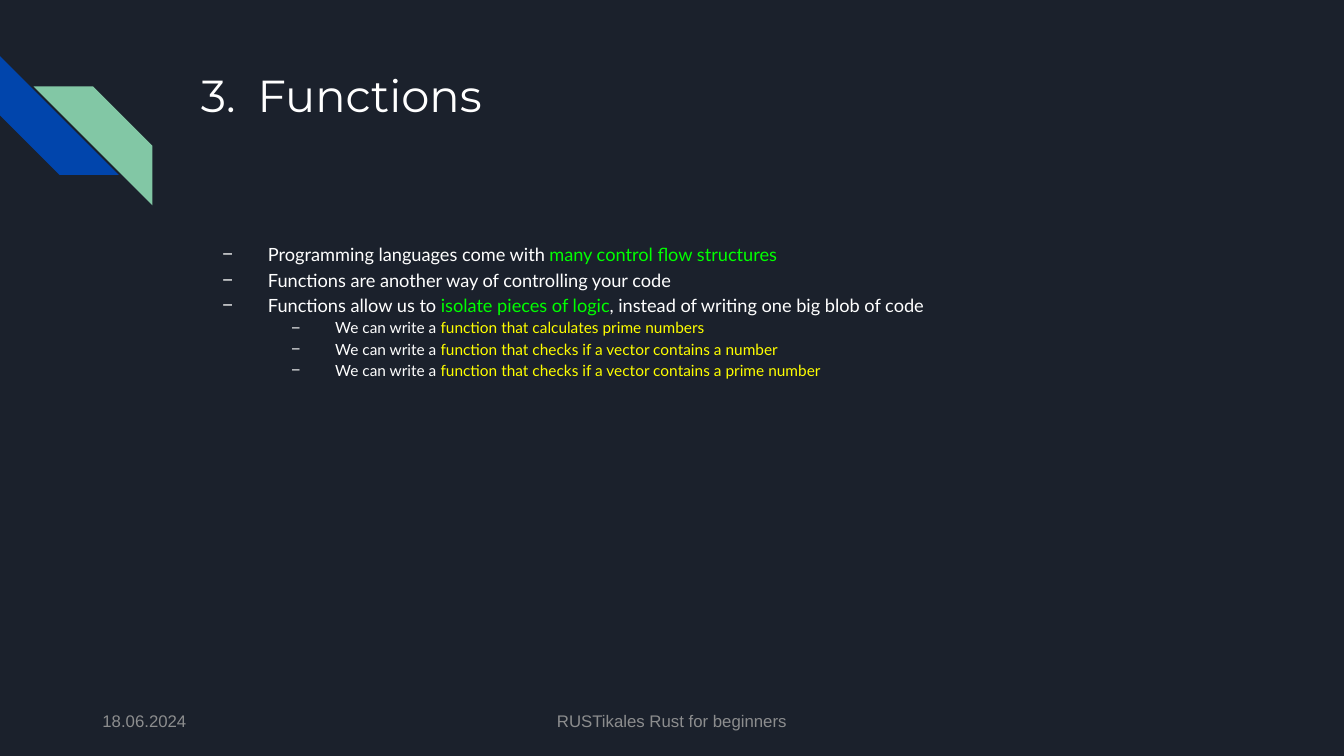
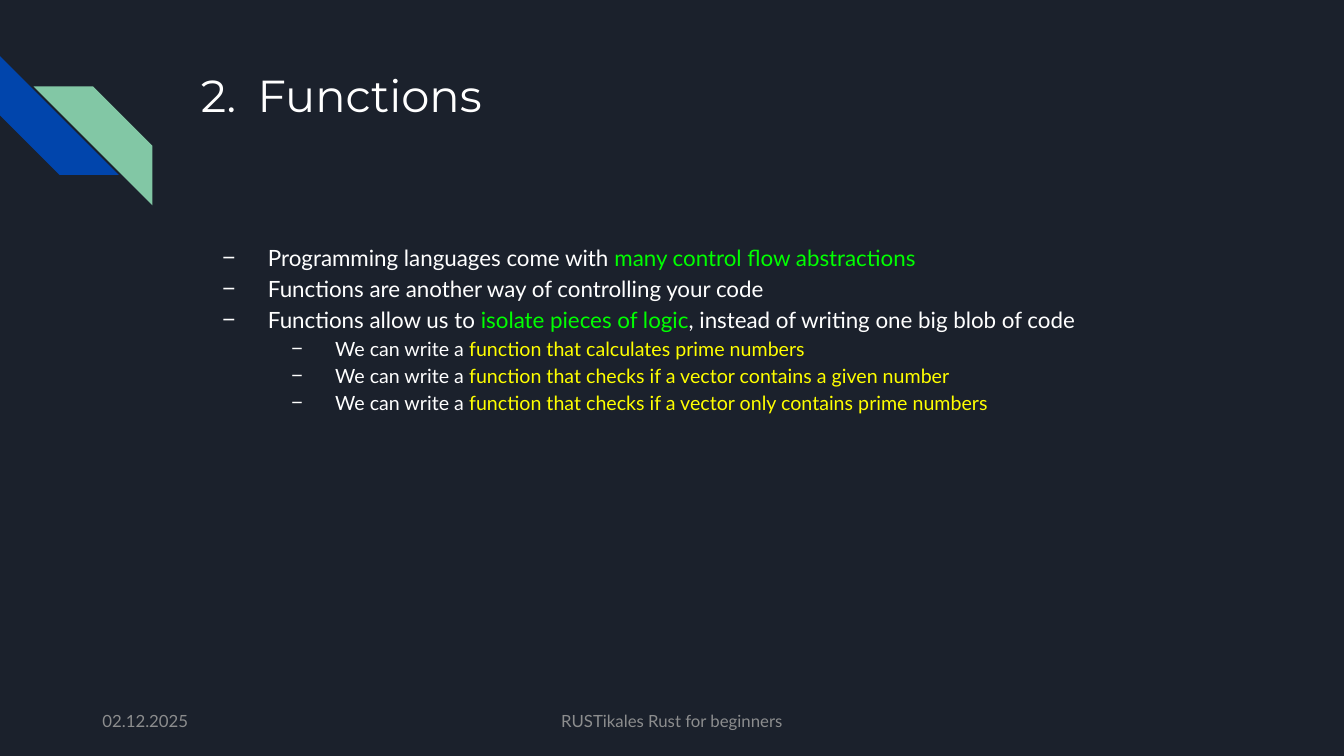
Before and after one commit to pfhaupt/progkurs, a slide deck: slide 45 of rust-beginner/06 - Function declaration/06 - original.pptx (slide 86 before the commit). Drawn at 1344x756 pixels with LibreOffice and Linux fonts; fonts in the diff are those of the drawing. Boxes give left, top, right and bottom in pixels: in the first picture for what was removed or moved away, otherwise in the second. Text is boxed around its words. In the diff, an @@ line names an element or a change of style, - is before the commit and + after.

Commit message:
[R-B-06] Update slides
- Merge R-B-07 into R-B-06
- Add chapter about Floating Point Numbers
- Increase font size
- Unite text font

```diff
--- a/rust-beginner/06 - Function declaration/06 - original.pptx
+++ b/rust-beginner/06 - Function declaration/06 - original.pptx
@@ text at box(268, 249, 916, 270): text changed; size 13 to 16 pt @@
-− Programming languages come with many control flow structures
+− Programming languages come with many control flow abstractions
@@ text at box(268, 280, 1074, 360): size 13 to 16 pt in "Functions are another way of controlling your ...", "Functions allow us to isolate pieces of ..."; size 11 to 14 pt in "We can write a function that calculates ..." @@
@@ text at box(335, 368, 988, 414): text changed; size 11 to 14 pt @@
-  − We can write a function that checks if a vector contains a number
-  − We can write a function that checks if a vector contains a prime number
+  − We can write a function that checks if a vector contains a given number
+  − We can write a function that checks if a vector only contains prime numbers
@@ text at box(102, 715, 188, 727): text changed; font Arial to Lato @@
-18.06.2024
+02.12.2025
@@ text "RUSTikales Rust for beginners" at box(561, 715, 782, 730): font Arial to Lato @@
```
Also in this commit, not shown: 109 other slides changed, 86 slides added, 47 slides removed, 2 other files.
